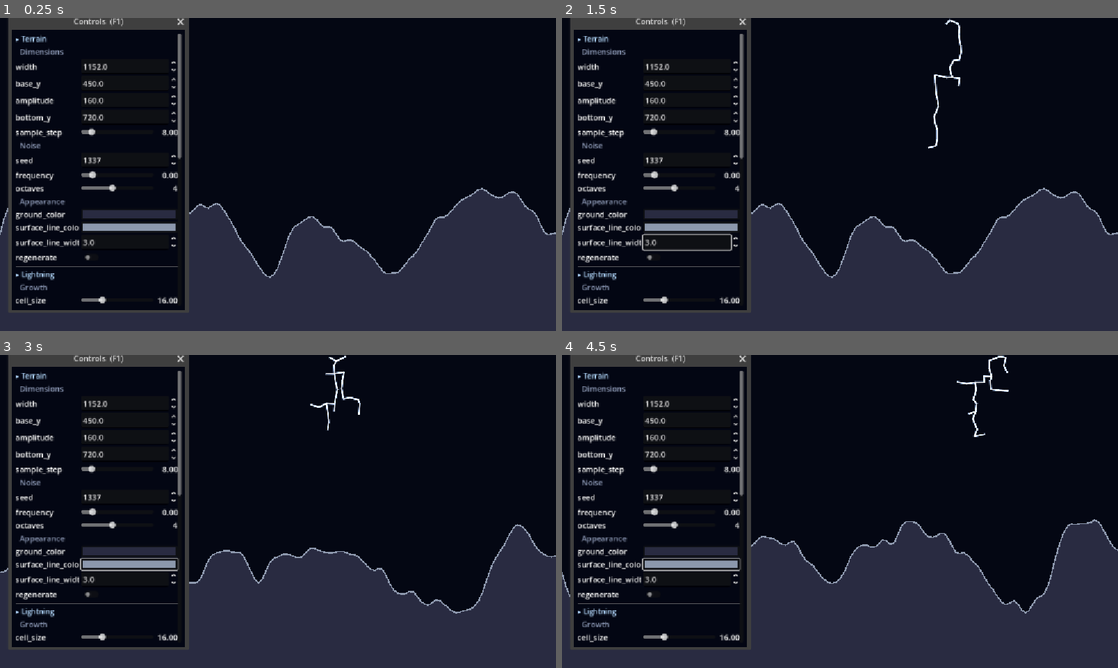
Above: before the commit, frames 1-4 (two rows, left to right).
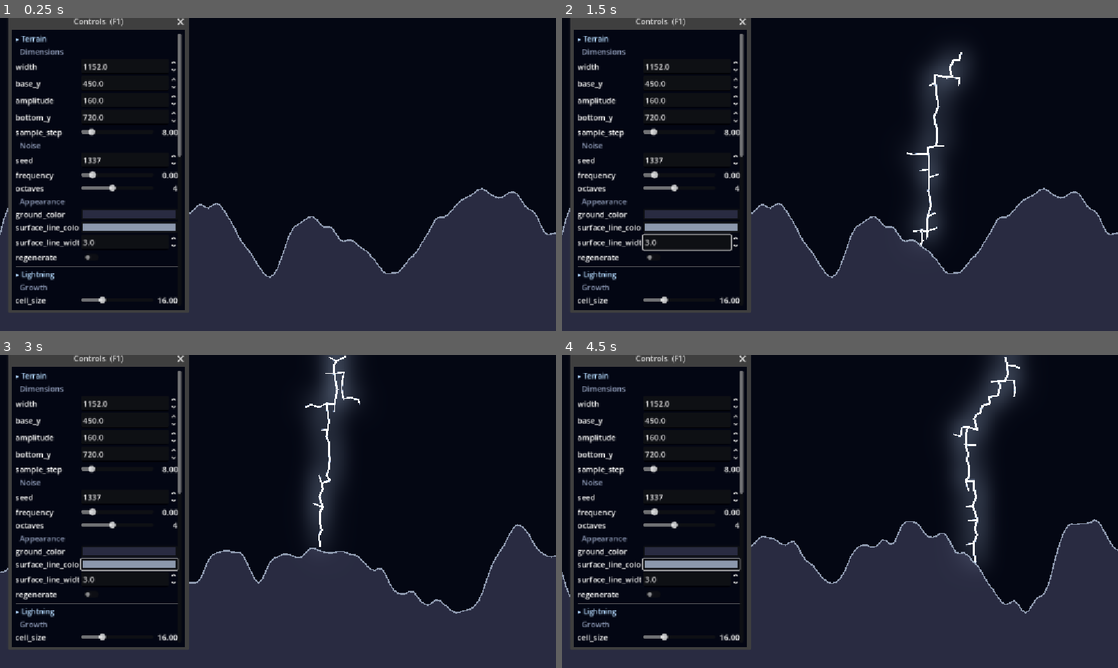
Above: after the commit, the same moments.

Repository: choe050919/lightning-sim
Game: Godot game, scene res://scenes/main.tscn
Same seed, same stepped clock (60 frames per second), same inputs: the game is played once before the commit and once after it.
Inputs (mouse positions are in pixels of both pictures, inside the frame that each line leads up to):
- Up to frame 1 (0.25 s): no input
- Up to frame 2 (1.5 s): click (650, 259) at 0.5 s; tap Enter at 1.25 s; move the mouse to (962, 158) at 1.27 s; hold Right from 1.28 s (still down); tap R at 1.35 s; click (962, 158) at 1.42 s
- Up to frame 3 (3 s): move the mouse to (166, 527) at 2.02 s; release Right at 2.03 s; hold Down 2.03-2.78 s; tap R at 2.1, 2.85 s; click (166, 527) at 2.17 s; tap Space at 2.75 s; move the mouse to (333, 442) at 2.77 s; hold Right from 2.78 s (still down); click (333, 442) at 2.92 s
- Up to frame 4 (4.5 s): move the mouse to (812, 574) at 3.52 s; release Right at 3.53 s; hold Up 3.53-4.28 s; tap R at 3.6, 4.35 s; click (812, 574) at 3.67 s; move the mouse to (1006, 558) at 4.27 s; hold A from 4.28 s (still down); click (1006, 558) at 4.42 s

The runs differ from the first frame. In frame 1, less than 0.1% of the frame differs, in the area x 31-33%, y 44-46%; in frame 2, 3.1%; in frame 3, 3.2%; in frame 4, 4.0%, in the area x 31-84%, y 0-67%.

Commit message:
Rework strike animation: invisible compute, return-stroke wavefront reveal
The visible leader descent was structurally choppy because drawing was fused to discrete cell computation (N cells popped in per redraw; no steps_per_frame value is both fast and smooth).

Now the path is computed invisibly across frames (no freeze), then a return-stroke wavefront sweeps from the strike point up the channel via a continuous front, revealing each segment with a flash_peak overshoot that decays over afterglow_tau to its base level. Segments ahead of the front are not drawn, so the flash itself is the reveal.

Replaces the global _struck ramp + settle_time and removes leader_brightness; adds return_sweep_time, afterglow_tau, flash_peak. steps_per_frame is now the (invisible) compute rate = dark beat length.

Co-Authored-By: Claude Opus 4.8 <noreply@anthropic.com>

Diff:
--- a/src/lightning/lightning.gd
+++ b/src/lightning/lightning.gd
@@ -5,7 +5,8 @@
 ## 격자에서 ∇²φ=0 을 SOR로 풀어 전위장을 구하고,
 ## 채널에 인접한 빈 셀들을 p ∝ φ^η 확률로 하나씩 추가해 가지를 키운다.
 ##   - 채널/시작점(구름) = φ=0,  도착 경계(지형 표면 아래) = φ=1
-##   - strike()는 격자만 세팅하고, _process에서 프레임마다 조금씩 성장시킨다(실시간 리더).
+##   - 경로는 화면에 안 그리고 프레임에 나눠 계산하며(프리징 방지), 다 풀리면
+##     귀환뇌격 파면이 채널을 쓸어 올리며 번쩍 드러낸다(리더 하강은 표시 안 함).
 ##
 ## 좌클릭 → 클릭한 x 위치 상단에서 방전 시작. A키 → 자동 낙뢰(스톰) 모드 토글.
 
@@ -47,16 +48,19 @@
 @export_range(0.0, 1.0) var branch_brightness := 0.35
 ## 곁가지 굵기 배수(bolt_width 기준).
 @export_range(0.0, 1.0) var branch_width := 0.5
-## 성장 중 리더 밝기 배수(1=풀 밝기 균일 리더, 낮을수록 리더는 희미하고 지면 도달 때 주채널이 번쩍).
-@export_range(0.0, 1.0) var leader_brightness := 0.45
 ## 노드를 셀 안에서 무작위로 흔드는 정도(0=격자 정렬, 1=±반 셀). 격자 계단을 깨 유기적으로.
 @export_range(0.0, 1.0) var jitter := 0.6
-## 한 프레임에 진행할 성장 스텝 수(번개가 자라는 속도). 크면 더 빠르게(번쩍).
-@export var steps_per_frame := 6
+## 한 프레임에 계산할 성장 스텝 수(화면엔 안 그려지는 계산 속도). 클수록 암전이 짧아진다.
+## 너무 크면 한 프레임 SOR 부하로 진짜 끊김이 올 수 있다(그땐 solve_iterations_per_step를 낮춘다).
+@export var steps_per_frame := 30
 ## 완전히 드러난 뒤 사라지는 데 걸리는 시간(초).
 @export var fade_time := 0.6
-## 지면 도달 후 귀환뇌격 전환(주채널 번쩍·곁가지 정착)에 걸리는 시간(초).
-@export var settle_time := 0.12
+## 귀환뇌격 파면이 채널 전체를 쓸고 지나가는 시간(초). 작을수록 "번쩍"이 더 순간적.
+@export_range(0.0, 0.5, 0.005) var return_sweep_time := 0.04
+## 점화된 세그먼트의 잔광 감쇠 시상수(초). 클수록 번쩍인 뒤 더 오래 빛난다.
+@export_range(0.01, 1.0, 0.01) var afterglow_tau := 0.18
+## 점화 순간의 과조(overshoot) 밝기 배수. 1=과조 없음, 클수록 닿는 순간 더 세게 번쩍(블룸).
+@export_range(1.0, 4.0, 0.1) var flash_peak := 1.8
 
 @export_group("Auto Strike")
 ## 켜면 무작위 위치에 자동으로 번개가 친다(스톰 모드). 실행 중 A키로도 토글.
@@ -81,7 +85,11 @@
 var _phase := Phase.IDLE
 var _fade := 1.0
 var _steps := 0 # 누적 성장 스텝(상한 체크용)
-var _struck := 0.0 # 귀환뇌격 전환 정도(0=성장 중 리더, 1=주채널 번쩍 완료)
+var _rs_t := 0.0 # 귀환뇌격 경과 시간(초). FADING 동안 증가하며 파면을 밀어 올린다.
+var _ignite_dist := {} # 셀 idx -> 명중점에서 채널을 따라 잰 거리(점화 순서 결정)
+var _max_dist := 0.0 # 가장 먼 셀까지의 채널 거리
+var _return_speed := 0.0 # 파면 속도(px/초) = _max_dist / return_sweep_time
+var _rs_origin := -1 # 귀환뇌격 시작 셀(명중점, 없으면 마지막 끝단)
 var _auto_timer := 0.0 # 다음 자동 낙뢰까지 남은 시간(초)
 
 func _unhandled_input(event: InputEvent) -> void:
@@ -109,8 +117,10 @@
 	_strike_idx = -1
 	_main = {}
 	_jitter = {}
+	_ignite_dist = {}
+	_rs_origin = -1
 	_steps = 0
-	_struck = 0.0
+	_rs_t = 0.0
 	_fade = 1.0
 	_phase = Phase.GROWING
 	queue_redraw()
@@ -242,6 +252,7 @@
 		parent_of[_seg_b[k]] = _seg_a[k]
 	# 명중점이 없으면(지면 미도달) 마지막 추가 셀을 시작점으로 사용.
 	var cur := _strike_idx if _strike_idx != -1 else _seg_b[_seg_b.size() - 1]
+	_rs_origin = cur
 	var guard := 0
 	while cur != -1 and not _main.has(cur) and guard < 1000000:
 		_main[cur] = true
@@ -249,6 +260,42 @@
 			break
 		cur = int(parent_of.get(cur, -1))
 		guard += 1
+
+## 명중점(_rs_origin)에서 채널을 따라 잰 거리를 모든 셀에 부여한다(귀환뇌격 점화 순서).
+## 파면은 이 거리를 시간에 따라 쓸어 올린다.
+func _compute_ignite() -> void:
+	_ignite_dist = {}
+	_max_dist = 0.0
+	if _seg_b.is_empty() or _rs_origin == -1:
+		return
+	# 세그먼트로 무방향 인접 리스트(트리)를 만든다.
+	var adj := {}
+	for k in _seg_b.size():
+		var a := _seg_a[k]
+		var b := _seg_b[k]
+		if not adj.has(a):
+			adj[a] = PackedInt32Array()
+		if not adj.has(b):
+			adj[b] = PackedInt32Array()
+		adj[a].append(b)
+		adj[b].append(a)
+	# 명중점에서 BFS로 누적 유클리드 거리를 잰다(그리는 위치 _node_pos 기준).
+	var queue := PackedInt32Array([_rs_origin])
+	_ignite_dist[_rs_origin] = 0.0
+	var head := 0
+	while head < queue.size():
+		var cur := queue[head]
+		head += 1
+		var cur_d: float = _ignite_dist[cur]
+		var cur_pos := _node_pos(cur)
+		for nb in adj.get(cur, PackedInt32Array()):
+			if _ignite_dist.has(nb):
+				continue
+			var nd := cur_d + cur_pos.distance_to(_node_pos(nb))
+			_ignite_dist[nb] = nd
+			if nd > _max_dist:
+				_max_dist = nd
+			queue.append(nb)
 
 # --- 격자 헬퍼 ---------------------------------------------------------------
 
@@ -300,7 +347,7 @@
 		_grow_step()
 		queue_redraw()
 	elif _phase == Phase.FADING:
-		_struck = minf(1.0, _struck + delta / maxf(settle_time, 0.001))
+		_rs_t += delta
 		_fade -= delta / maxf(fade_time, 0.01)
 		if _fade <= 0.0:
 			_fade = 0.0
@@ -309,7 +356,7 @@
 			_seg_b = PackedInt32Array()
 			_main = {}
 			_jitter = {}
-			_struck = 0.0
+			_ignite_dist = {}
 		queue_redraw()
 
 ## 한 프레임 분량(steps_per_frame)만큼 성장시킨다. 끝나면 주채널 추적 후 FADING.
@@ -317,6 +364,9 @@
 	for _i in steps_per_frame:
 		if _steps >= max_growth_steps or not _grow_one():
 			_trace_main()
+			_compute_ignite()
+			_return_speed = _max_dist / maxf(return_sweep_time, 0.001)
+			_rs_t = 0.0
 			_phase = Phase.FADING
 			_fade = 1.0
 			return
@@ -325,20 +375,25 @@
 			_sor_sweep()
 
 func _draw() -> void:
-	if _seg_b.is_empty():
+	# 계산 중(GROWING)엔 그리지 않는다 → 짧은 암전. 다 풀린 뒤 귀환뇌격이 드러낸다.
+	if _phase != Phase.FADING or _seg_b.is_empty():
 		return
 	# 코어를 HDR(밝기>1)로 그려 글로우가 굵기를 만들게 한다.
-	# 주채널은 밝고 굵게, 곁가지는 어둡고 가늘게.
-	var a := _fade if _phase == Phase.FADING else 1.0
-	# 성장 중(_struck=0)엔 주채널·곁가지 모두 leader_brightness로 희미하게(리더),
-	# 지면 도달 후 _struck가 차오르며 주채널은 풀 밝기로 번쩍, 곁가지는 branch_brightness로 정착.
-	var main_f := brightness * lerpf(leader_brightness, 1.0, _struck)
-	var branch_f := brightness * lerpf(leader_brightness, branch_brightness, _struck)
-	var main_col := Color(bolt_color.r * main_f, bolt_color.g * main_f, bolt_color.b * main_f, a)
-	var branch_col := Color(bolt_color.r * branch_f, bolt_color.g * branch_f, bolt_color.b * branch_f, a)
-	var branch_w := bolt_width * lerpf(1.0, branch_width, _struck)
+	# 명중점에서 출발한 파면(front)이 채널 거리를 쓸어 올리며 세그먼트를 드러낸다.
+	# 닿기 전 = 안 보임, 닿는 순간 flash_peak로 과조 후 afterglow_tau로
+	# base(주채널 1.0 / 곁가지 branch_brightness)까지 감쇠하며, 전체는 _fade로 사라진다.
+	var a := _fade
+	var front := _rs_t * _return_speed
 	for k in _seg_b.size():
-		if _main.has(_seg_b[k]):
-			draw_line(_node_pos(_seg_a[k]), _node_pos(_seg_b[k]), main_col, bolt_width, true)
-		else:
-			draw_line(_node_pos(_seg_a[k]), _node_pos(_seg_b[k]), branch_col, branch_w, true)
+		var child := _seg_b[k]
+		var d: float = _ignite_dist.get(child, 0.0)
+		if front < d:
+			continue # 아직 파면 도달 전 → 안 보임
+		var is_main := _main.has(child)
+		var base := 1.0 if is_main else branch_brightness
+		var since := (front - d) / maxf(_return_speed, 0.001) # 점화 후 경과(초)
+		var flash := exp(-since / maxf(afterglow_tau, 0.001))   # 1 → 0 잔광
+		var fac := brightness * (base + (flash_peak - base) * flash)
+		var col := Color(bolt_color.r * fac, bolt_color.g * fac, bolt_color.b * fac, a)
+		var w := bolt_width if is_main else bolt_width * branch_width
+		draw_line(_node_pos(_seg_a[k]), _node_pos(_seg_b[k]), col, w, true)
